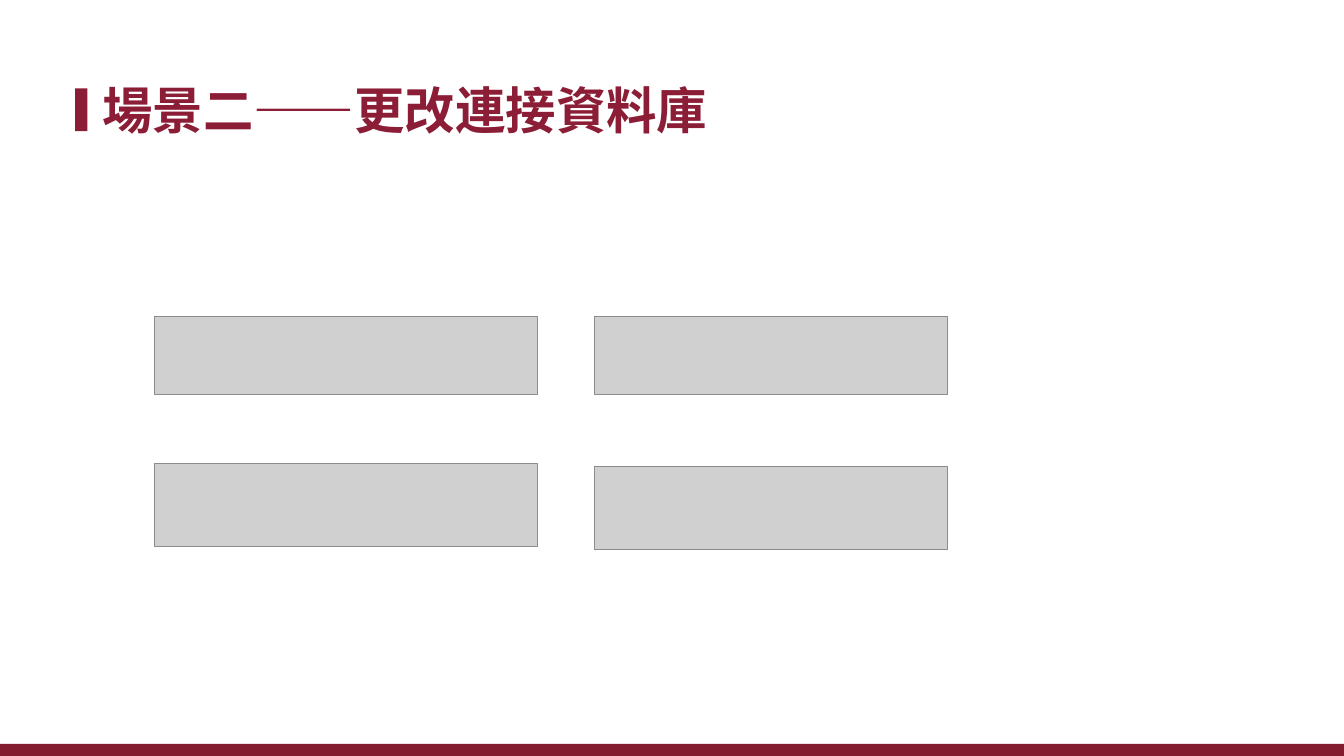
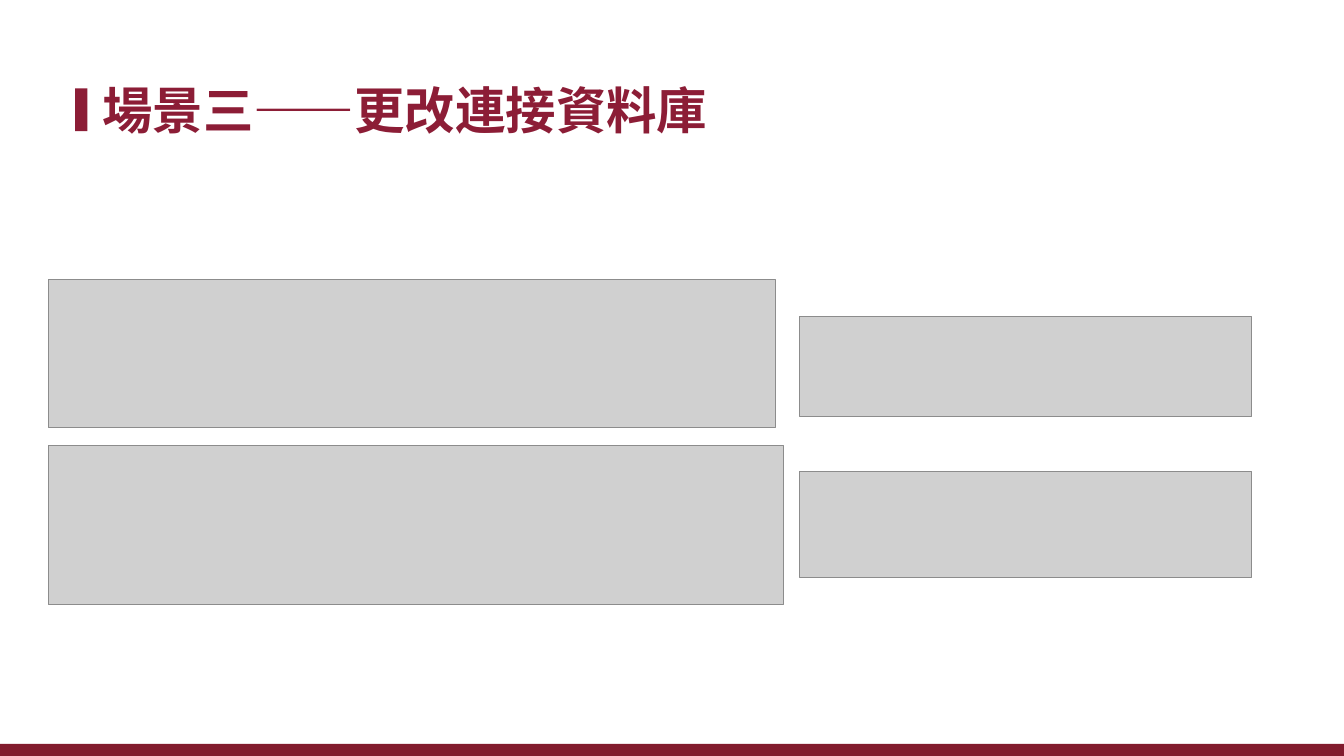
Before and after one commit to xiauchen/4__ConfigAndConsul, a slide deck: slide 40 of 空白PPT.pptx (slide 36 before the commit). Drawn at 1344x756 pixels with LibreOffice and Linux fonts; fonts in the diff are those of the drawing; grey boxes stand for pictures; background and template pictures are left out. Boxes give left, top, right and bottom in pixels: in the first picture for what was removed or moved away, otherwise in the second. Text is boxed around its words. In the diff, an @@ line names an element or a change of style, - is before the commit and + after.

```diff
--- a/空白PPT.pptx
+++ b/空白PPT.pptx
@@ title at (102, 86, 707, 134): text changed @@
-場景二——更改連接資料庫
+場景三——更改連接資料庫
@@ picture: place and size @@
-picture at (154, 317, 537, 394)
+picture at (48, 280, 776, 429)
@@ picture: place and size @@
-picture at (595, 317, 948, 394)
+picture at (800, 317, 1251, 416)
@@ picture: place and size @@
-picture at (154, 464, 537, 546)
+picture at (48, 446, 784, 605)
@@ picture: place and size @@
-picture at (595, 467, 948, 549)
+picture at (800, 471, 1251, 577)
```
Also in this commit, not shown: 16 other slides changed, 5 slides added.
